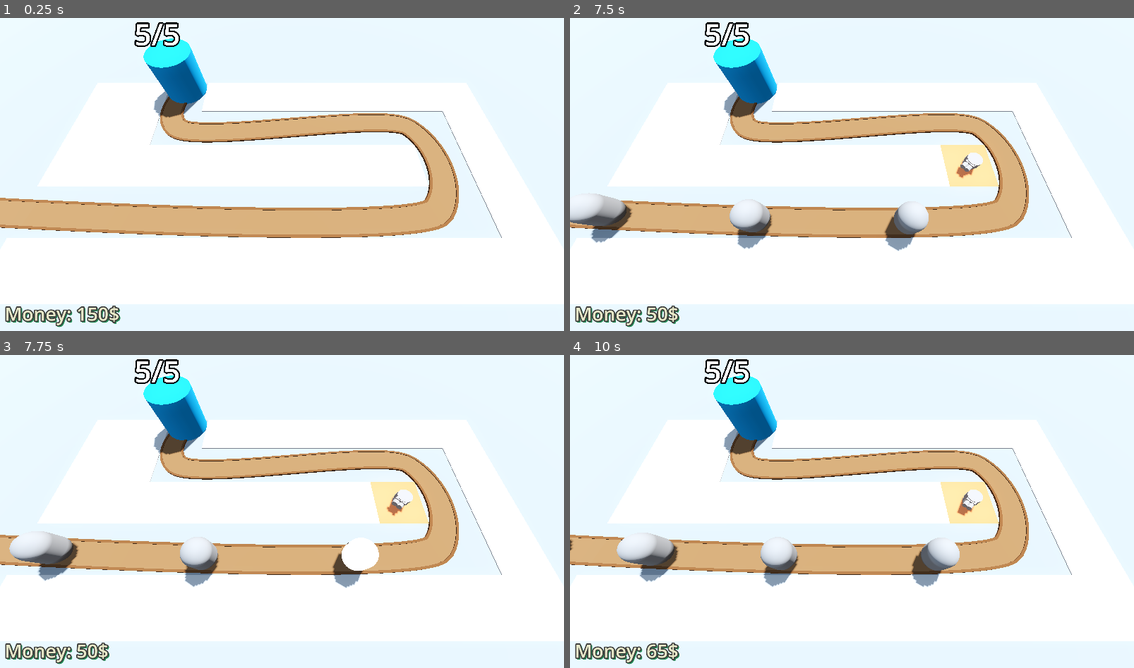
Above: before the commit, frames 1-4 (two rows, left to right).
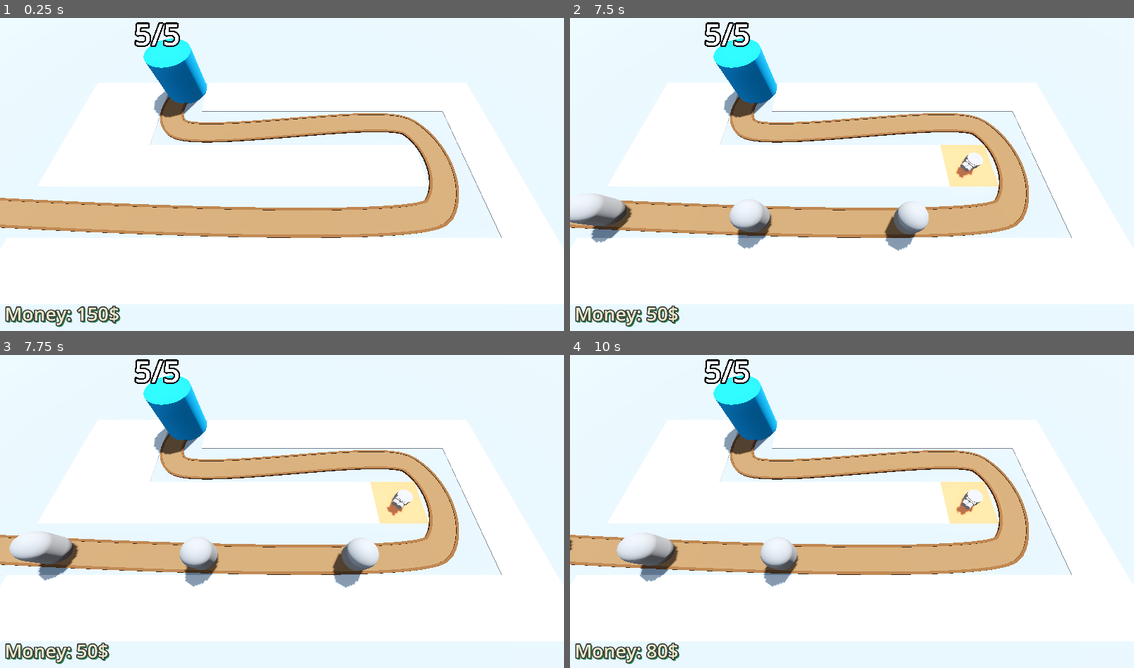
Above: after the commit, the same moments.

Repository: Assasquid/barbarian_blaster
Game: Godot game, scene res://Scenes/base_level.tscn
The game is run twice, just before and just after one commit, with the same random seed, the same clock (stepped at 60 frames per second) and the same inputs.
Inputs (mouse positions are in pixels of both pictures, inside the frame that each line leads up to):
- Up to frame 1 (0.25 s): no input
- Up to frame 2 (7.5 s): tap Enter at 0.5, 2 s; move the mouse to (976, 155) at 0.52 s; press the mouse at (976, 155) at 0.53 s; tap Space at 1.25 s; move the mouse to (739, 187) at 1.27 s; release the mouse at (739, 187) at 1.28 s; click (739, 187) at 1.35 s; move the mouse to (908, 102) at 2.02 s; press the mouse at (908, 102) at 2.03 s; move the mouse to (823, 237) at 2.77 s; release the mouse at (823, 237) at 2.78 s; click (823, 237) at 2.85 s; move the mouse to (1021, 221) at 3.52 s; press the mouse at (1021, 221) at 3.53 s; move the mouse to (682, 124) at 4.27 s; release the mouse at (682, 124) at 4.28 s; click (682, 124) at 4.35 s; move the mouse to (880, 171) at 5.02 s; press the mouse at (880, 171) at 5.03 s; move the mouse to (767, 93) at 5.77 s; release the mouse at (767, 93) at 5.78 s; click (767, 93) at 5.85 s; move the mouse to (976, 155) at 6.52 s; press the mouse at (976, 155) at 6.53 s; move the mouse to (739, 187) at 7.27 s; release the mouse at (739, 187) at 7.28 s; click (739, 187) at 7.35 s
- Up to frame 3 (7.75 s): no input
- Up to frame 4 (10 s): move the mouse to (908, 439) at 8.02 s; press the mouse at (908, 439) at 8.03 s; move the mouse to (823, 574) at 8.77 s; release the mouse at (823, 574) at 8.78 s; click (823, 574) at 8.85 s; move the mouse to (1021, 558) at 9.52 s; press the mouse at (1021, 558) at 9.53 s

Frames 1-2 are identical in both runs. In frame 3, 0.4% of the frame differs, in the area x 60-68%, y 58-69%; in frame 4, 1.0%, in the area x 13-73%, y 44-98%.

Commit message:
Tweak the projectile to avoid double kill.
There is a bug where if multiple projectiles hit the same target at the same time and kill it, more money is earned. Projectiles have been merged in one to try to remedy this bug but it's still happening with other turrets.

Diff:
--- a/Scenes/projectile.tscn
+++ b/Scenes/projectile.tscn
@@ -14,8 +14,9 @@
 radius = 0.18
 height = 0.36
 
-[sub_resource type="SphereShape3D" id="SphereShape3D_8h0dj"]
+[sub_resource type="CapsuleShape3D" id="CapsuleShape3D_suaad"]
 radius = 0.18
+height = 0.72
 
 [node name="Projectile" type="Area3D"]
 top_level = true
@@ -23,11 +24,17 @@
 collision_mask = 8
 script = ExtResource("1_xqu3r")
 
-[node name="MeshInstance3D" type="MeshInstance3D" parent="."]
+[node name="LeftProjectile" type="MeshInstance3D" parent="."]
+transform = Transform3D(1, 0, 0, 0, 1, 0, 0, 0, 1, -0.18, 0, 0)
+mesh = SubResource("SphereMesh_ip4wp")
+
+[node name="RightProjectile" type="MeshInstance3D" parent="."]
+transform = Transform3D(1, 0, 0, 0, 1, 0, 0, 0, 1, 0.18, 0, 0)
 mesh = SubResource("SphereMesh_ip4wp")
 
 [node name="CollisionShape3D" type="CollisionShape3D" parent="."]
-shape = SubResource("SphereShape3D_8h0dj")
+transform = Transform3D(-4.37114e-08, -1, 0, 1, -4.37114e-08, 0, 0, 0, 1, 0, 0, 0)
+shape = SubResource("CapsuleShape3D_suaad")
 
 [node name="Timer" type="Timer" parent="."]
 wait_time = 2.0
--- a/Scripts/projectile.gd
+++ b/Scripts/projectile.gd
@@ -3,7 +3,7 @@
 var direction := Vector3.FORWARD
 
 @export var speed := 30.0
-@export var damage_amount := 10
+@export var damage_amount := 25
 
 func _physics_process(delta: float) -> void:
 	position += direction * speed * delta
--- a/Scripts/turret.gd
+++ b/Scripts/turret.gd
@@ -6,8 +6,7 @@
 var enemy_path: Path3D
 var target: PathFollow3D
 
-@onready var right_barrel: MeshInstance3D = $TurretBase/TurretTop/Visor/RightBarrel
-@onready var left_barrel: MeshInstance3D = $TurretBase/TurretTop/Visor/LeftBarrel
+@onready var visor: MeshInstance3D = $TurretBase/TurretTop/Visor
 @onready var animation_player: AnimationPlayer = $AnimationPlayer
 
 
@@ -21,15 +20,10 @@
 	if target:
 		animation_player.play("Fire")
 
-		var shot_right = projectile.instantiate()
-		add_child(shot_right)
-		shot_right.global_position = right_barrel.global_position
-		shot_right.direction = global_transform.basis.z
-
-		var shot_left = projectile.instantiate()
-		add_child(shot_left)
-		shot_left.global_position = left_barrel.global_position
-		shot_left.direction = global_transform.basis.z
+		var round_shots = projectile.instantiate()
+		add_child(round_shots)
+		round_shots.global_position = visor.global_position
+		round_shots.direction = global_transform.basis.z
 
 
 func find_best_target() -> PathFollow3D:
--- a/Scripts/victory_layer.gd
+++ b/Scripts/victory_layer.gd
@@ -1,6 +1,6 @@
 extends CanvasLayer
 
-@export var money_goal := 245
+@export var money_goal := 210
 
 @onready var star_1: TextureRect = %Star1
 @onready var star_2: TextureRect = %Star2
